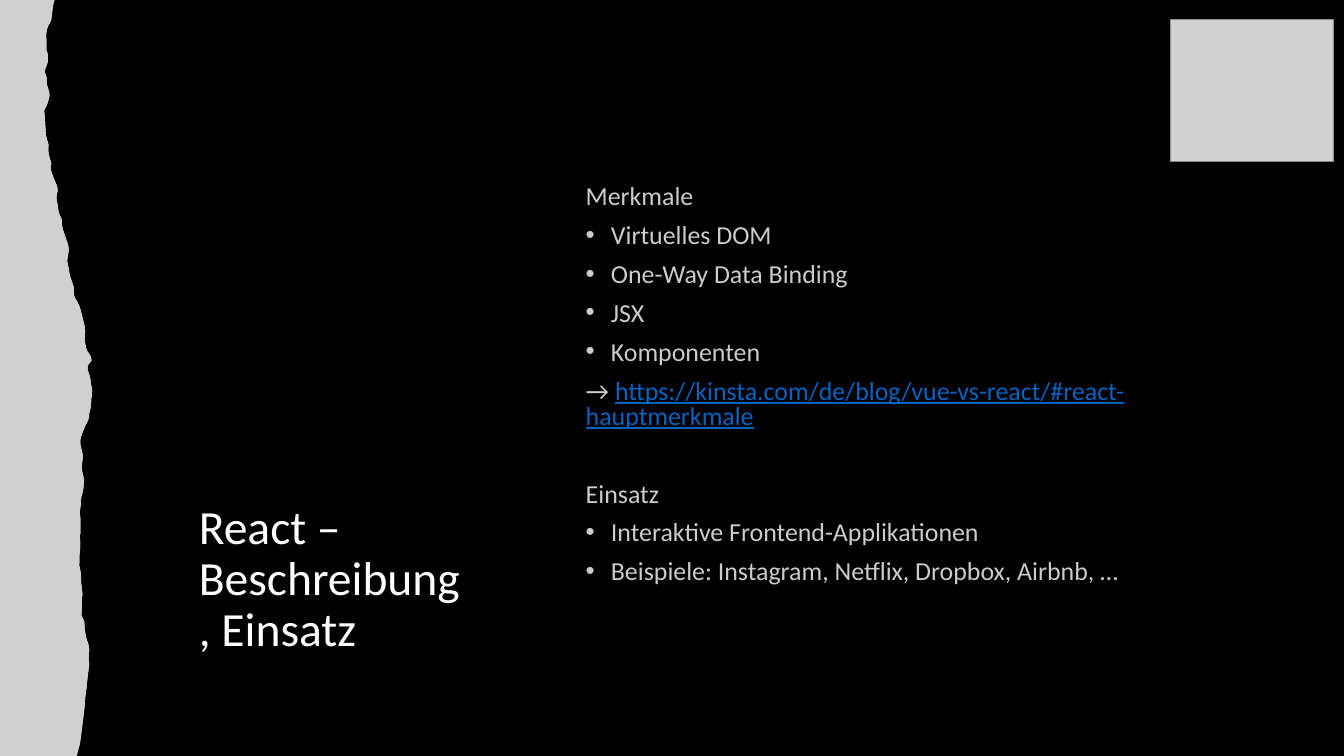
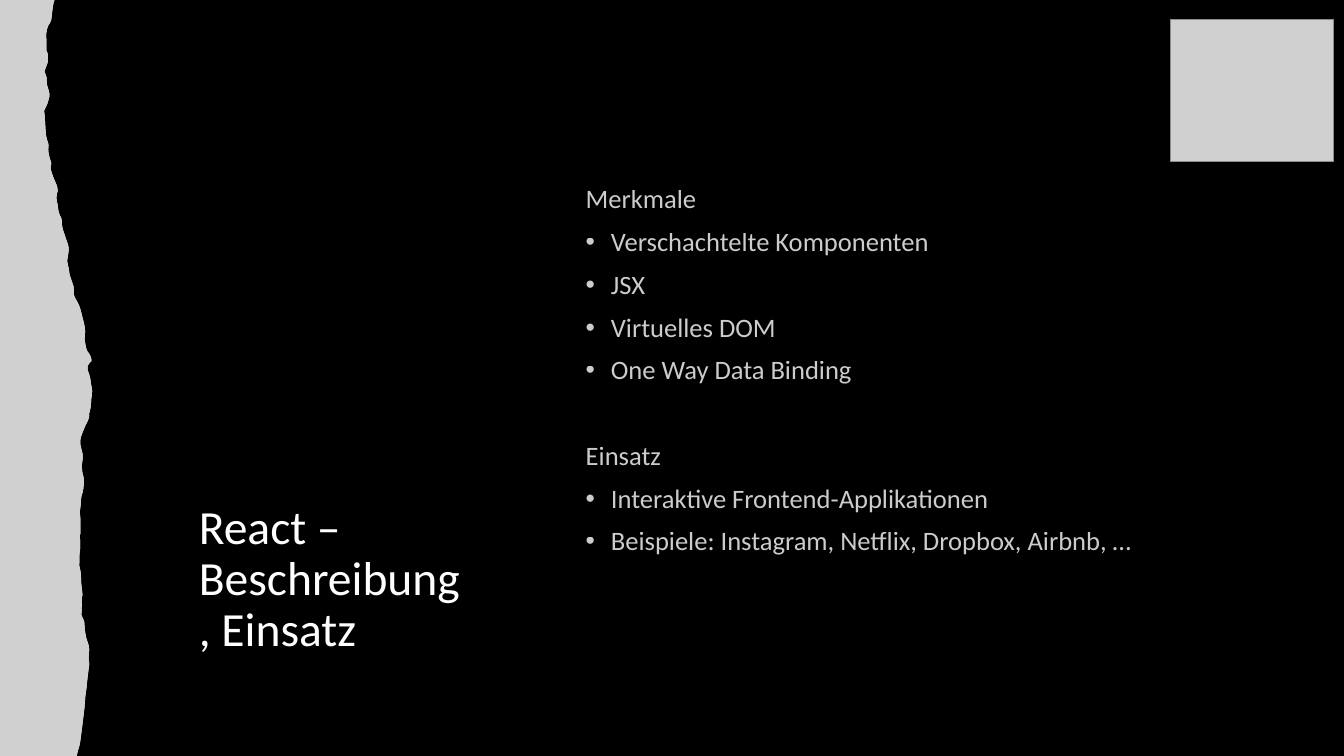
Before and after one commit to anna-staub/leiterlispiel, a slide deck: slide 7 of documents/JavaScript_Libraries/Gruppe_C_Praesentation_JSLibraries.pptx. Drawn at 1344x756 pixels with LibreOffice and Linux fonts; fonts in the diff are those of the drawing; grey boxes stand for pictures. Boxes give left, top, right and bottom in pixels: in the first picture for what was removed or moved away, otherwise in the second. Text is boxed around its words. In the diff, an @@ line names an element or a change of style, - is before the commit and + after.

```diff
--- a/documents/JavaScript_Libraries/Gruppe_C_Praesentation_JSLibraries.pptx
+++ b/documents/JavaScript_Libraries/Gruppe_C_Praesentation_JSLibraries.pptx
@@ text at box(586, 190, 1107, 555): size 18.5 to 19 pt in "Merkmale", "Virtuelles DOM", "Einsatz", "Interaktive Frontend-Applikationen" and 1 more places; line spacing 0.8 to 0.9 @@
@@ text at box(611, 233, 928, 294): paragraphs added @@
+• Verschachtelte Komponenten
+• JSX
@@ text at box(611, 361, 852, 384): text changed; size 18.5 to 19 pt; text colour #0563C1 to #FFFFFF at 80% opacity @@
-• One-Way Data Binding
-• JSX
-• Komponenten
-→ https://kinsta.com/de/blog/vue-vs-react/#react-hauptmerkmale
+• One Way Data Binding
```
Also in this commit, not shown: 4 other slides changed, 1 other file.
